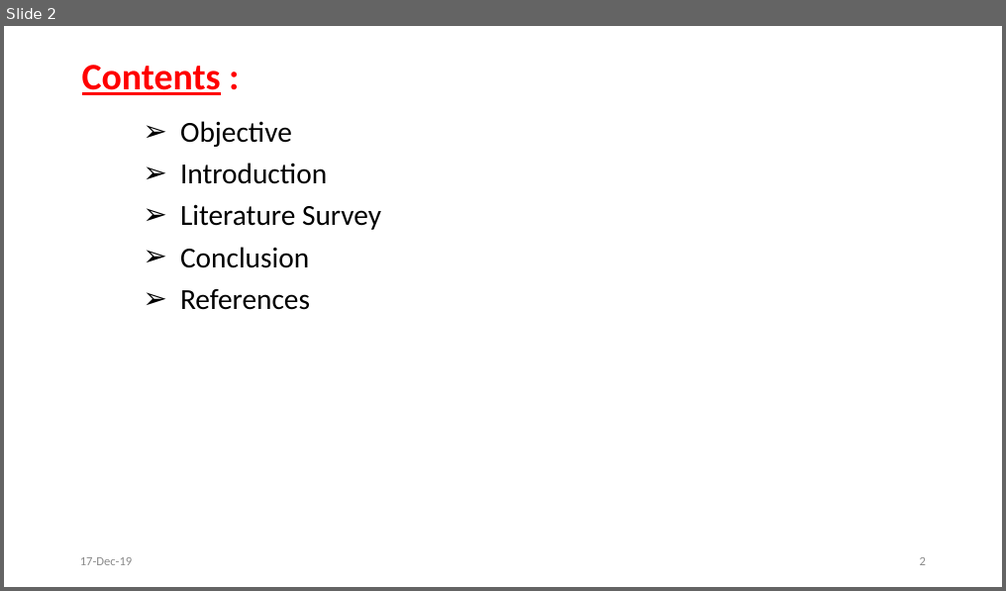
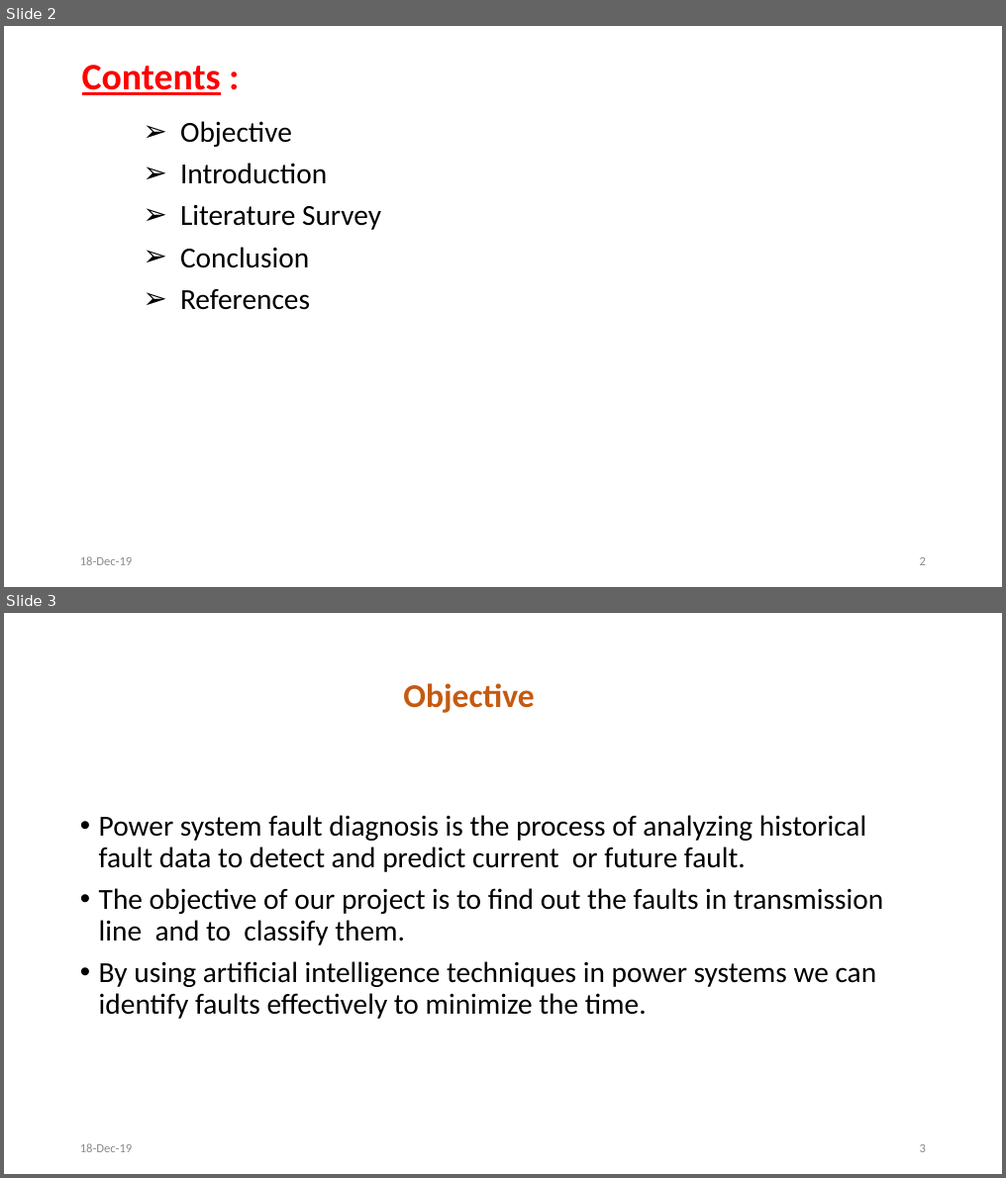
Before and after one commit to svec-final-year-project-eee/Project, a slide deck: First Review/First Oral Presentation.pptx. Shown one above the other, each under a label of ours: slide 2 before the commit, slides 2 and 3 after it. The pictures are 1006x591 and 1006x1178 pixels, drawn with LibreOffice and Linux fonts; fonts in the diff are those of the drawing. Boxes give left, top, right and bottom in pixels: in the first picture for what was removed or moved away, otherwise in the second. Text is boxed around its words. In the diff, an @@ line names an element or a change of style, - is before the commit and + after.

```diff
--- a/First Review/First Oral Presentation.pptx
+++ b/First Review/First Oral Presentation.pptx
@@ slide 3 added at bbox=[4, 613, 1002, 1174], background #FFFFFF @@
@@ title added at bbox=[403, 683, 534, 713], 32 pt, text #C55A11, bold @@
+Objective
@@ text added at bbox=[99, 815, 883, 1019], 28 pt, text #000000 @@
+• Power system fault diagnosis is the process of analyzing historical fault data to detect and predict current or future fault.
+• The objective of our project is to find out the faults in transmission line and to classify them.
+• By using artificial intelligence techniques in power systems we can identify faults effectively to minimize the time.
@@ text added at bbox=[80, 1144, 133, 1153], 12 pt, text #8C8C8C @@
+18-Dec-19
@@ page number added at bbox=[920, 1145, 926, 1153], 12 pt, text #8C8C8C @@
+3
@@ slide 2 changed as well @@
@@ text at bbox=[80, 557, 133, 566]: text changed @@
-17-Dec-19
+18-Dec-19
```
Also in this commit, not shown: 4 other slides changed, 4 other slides added, 24 slides removed.
